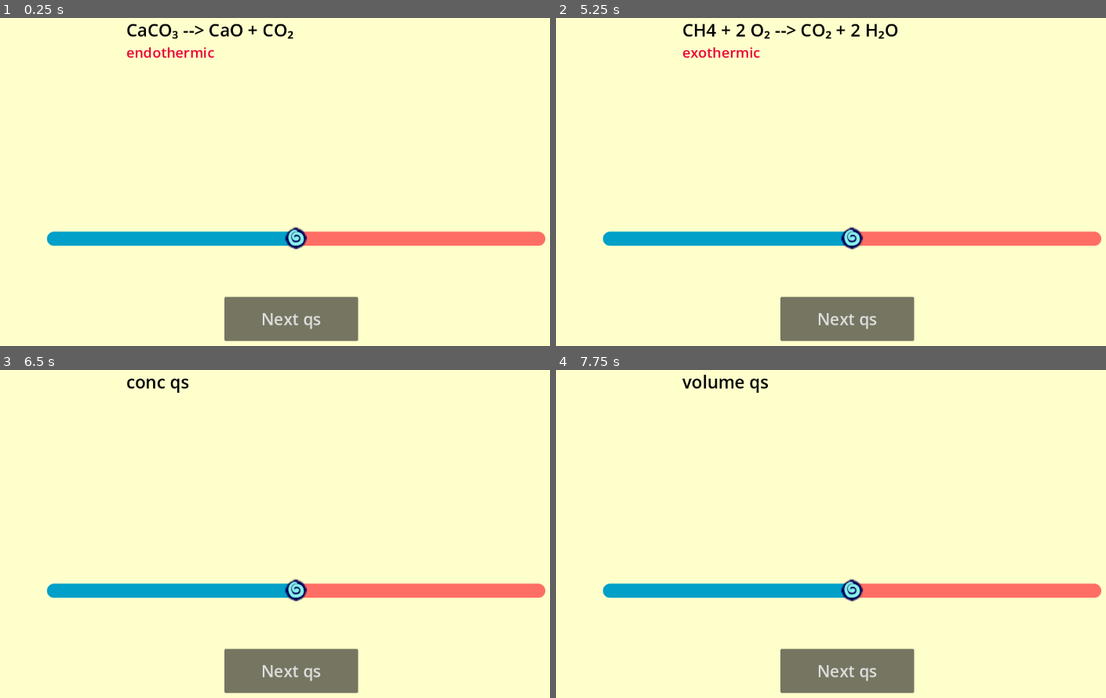
Above: before the commit, frames 1-4 (two rows, left to right).
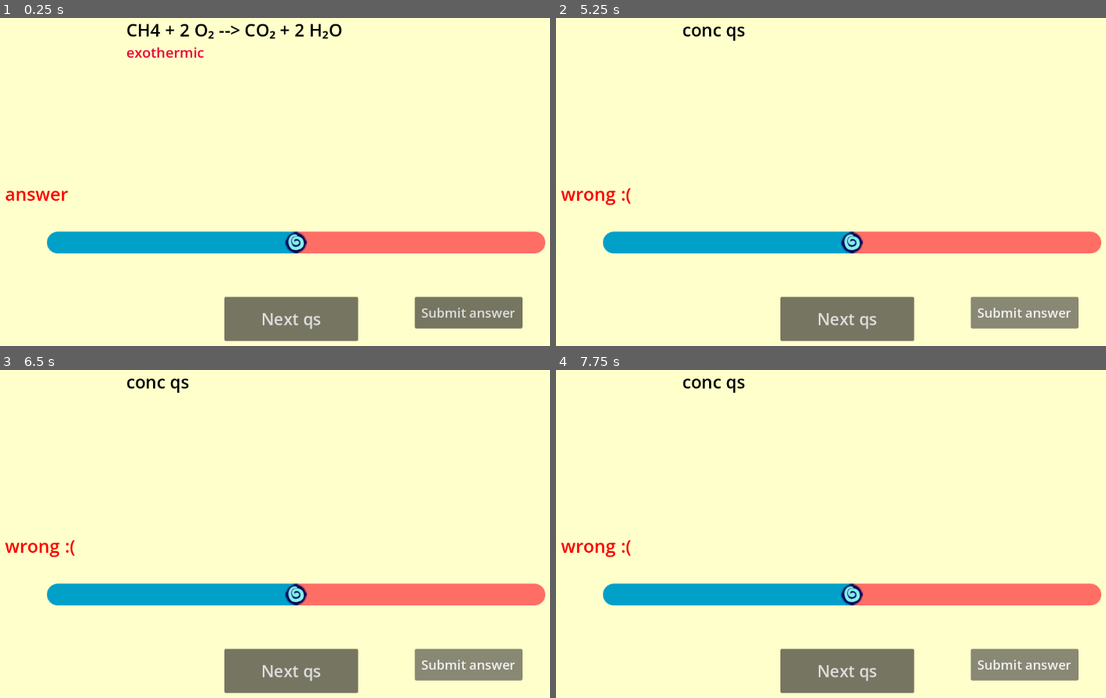
Above: after the commit, the same moments.

Repository: iisalut/Le-Chateliers-Principles-game
Game: Godot game, scene res://quiz.tscn
Same seed, same stepped clock (60 frames per second), same inputs: the game is played once before the commit and once after it. The project has no main scene, so this scene is started directly.
Inputs (mouse positions are in pixels of both pictures, inside the frame that each line leads up to):
- Up to frame 1 (0.25 s): no input
- Up to frame 2 (5.25 s): click (1023, 313) at 0.5 s, where only the run after the commit has a clickable "Submit answer"; click "Next qs" at 1.25 s; click "Next qs" at 2 s; click (1023, 313) at 2.75 s, where only the run after the commit has a clickable "Submit answer"; click "Next qs" at 3.5 s; click (1023, 313) at 4.25 s, where only the run after the commit has a clickable "Submit answer"; tap Enter at 5 s
- Up to frame 3 (6.5 s): tap Space at 5.75 s
- Up to frame 4 (7.75 s): tap Enter at 6.5 s; tap Space at 7.25 s

The runs differ from the first frame. In frame 1, 5.6% of the frame differs, in the area x 0-100%, y 1-95%; in frame 2, 5.4%; in frame 3, 4.5%; in frame 4, 4.8%.

Commit message:
Verification of temp qs works + bug found

Diff:
--- a/actual-le-chateliers/game_manager.gd
+++ b/actual-le-chateliers/game_manager.gd
@@ -1,37 +1,67 @@
 extends Control
 
-var random_select_temp= randi_range(0,5)
+
 @onready var question_label: RichTextLabel = $question_label
 @onready var button: Button = $Button
 @onready var enthalpy_label: RichTextLabel = $enthalpy_label
-var curr_qs=""
-var curr_enthalpy=""
+@onready var slider: HSlider = $"slider stuff/slider"
+@onready var submit_button: Button = $submit_button
+@onready var answer_label: RichTextLabel = $answer_label
+
+
+var random_of_3=0 # first qs always temp BUT keeps track of which qs type (temp,vol,conc)
+var curr_qs="" # current question
+#---temp variables-----
+var random_select_temp= randi_range(0,5) # random var to choose in temp dict
+var curr_enthalpy="" #current enthalpy
+
+#--------------------
 func _ready():
-	choose_temp_qs()
-	question_label.text= curr_qs
-	enthalpy_label.text=curr_enthalpy
+	random_select_temp= 0
+	final_temp()
 
-func choose_temp_qs():
+func choose_temp_qs():  # HELPER chooses a temp qs from the temp dict
 	# already starts from the a random value and then
 	#goes into the actual rxn : enthalpy -> dict always loops through keys
-
 	var inner_dict=QsData.temp_qs_dict[random_select_temp]
 	for rxn in inner_dict :
 		curr_qs= rxn
 		curr_enthalpy=inner_dict[rxn]
 
-
-
-func final_temp():
+func final_temp(): # Displays temp labels
 	random_select_temp= randi_range(0,5)
-	choose_temp_qs()
+	choose_temp_qs() # uses helper
 	question_label.text= curr_qs
 	enthalpy_label.text=curr_enthalpy
 
+func check_temp_ans(value: float) -> void: # HELPER checks temp answers
+	if curr_enthalpy=="exothermic" and value<0 :
+		answer_label.text="correct !"
+	elif curr_enthalpy=="exothermic" and value>0 :
+		answer_label.text="wrong :( "
+	elif curr_enthalpy=="endothermic" and value>0:
+		answer_label.text="correct !"
+	else :
+		answer_label.text="wrong :( "
 
-func _on_button_pressed() -> void:
+
+func _on_submit_button_pressed() -> void: # displays answer label
+	var slider_value= slider.value
+	if (random_of_3== 1):
+		check_temp_ans(slider_value)
+	elif (random_of_3==2):
+		pass #vol
+	else:
+		pass #conc
+
+
+
+
+
+func _on_button_pressed() -> void: # loads in new qs type out of 3 total
+
 	enthalpy_label.text=""
-	var random_of_3= randi_range(1,3)
+	random_of_3= randi_range(1,3)
 	if (random_of_3== 1):
 		final_temp()
 	elif (random_of_3==2):
--- a/actual-le-chateliers/quiz.tscn
+++ b/actual-le-chateliers/quiz.tscn
@@ -68,7 +68,7 @@
 theme_override_font_sizes/font_size = 30
 text = "Next qs"
 
-[node name="PanelContainer" type="PanelContainer" parent="." unique_id=1756060802]
+[node name="slider stuff" type="PanelContainer" parent="." unique_id=1756060802]
 clip_children = 1
 layout_mode = 0
 offset_left = 115.0
@@ -77,16 +77,12 @@
 offset_bottom = 432.0
 theme_override_styles/panel = SubResource("StyleBoxFlat_kninm")
 
-[node name="TextureRect" type="TextureRect" parent="PanelContainer" unique_id=76080980]
+[node name="TextureRect" type="TextureRect" parent="slider stuff" unique_id=76080980]
 layout_mode = 2
 texture = SubResource("GradientTexture1D_i0i4q")
 
-[node name="HSlider2" type="HSlider" parent="." unique_id=2080033539]
-layout_mode = 0
-offset_left = 115.0
-offset_top = 398.0
-offset_right = 1031.0
-offset_bottom = 438.0
+[node name="slider" type="HSlider" parent="slider stuff" unique_id=2080033539]
+layout_mode = 2
 theme_override_icons/grabber = ExtResource("2_k7kv1")
 theme_override_icons/grabber_highlight = ExtResource("2_k7kv1")
 theme_override_styles/slider = SubResource("StyleBoxEmpty_rmnlm")
@@ -96,4 +92,25 @@
 max_value = 50.0
 step = 10.0
 
+[node name="submit_button" type="Button" parent="." unique_id=116318507]
+layout_mode = 0
+offset_left = 791.0
+offset_top = 526.0
+offset_right = 989.0
+offset_bottom = 584.0
+theme_override_font_sizes/font_size = 24
+text = "Submit answer"
+
+[node name="answer_label" type="RichTextLabel" parent="." unique_id=1630171024]
+layout_mode = 0
+offset_left = 38.0
+offset_top = 313.0
+offset_right = 186.0
+offset_bottom = 365.0
+theme_override_colors/default_color = Color(0.97859687, 0, 0, 1)
+theme_override_font_sizes/normal_font_size = 33
+text = "answer"
+
 [connection signal="pressed" from="Button" to="." method="_on_button_pressed"]
+[connection signal="value_changed" from="slider stuff/slider" to="." method="_on_h_slider_2_value_changed"]
+[connection signal="pressed" from="submit_button" to="." method="_on_submit_button_pressed"]
